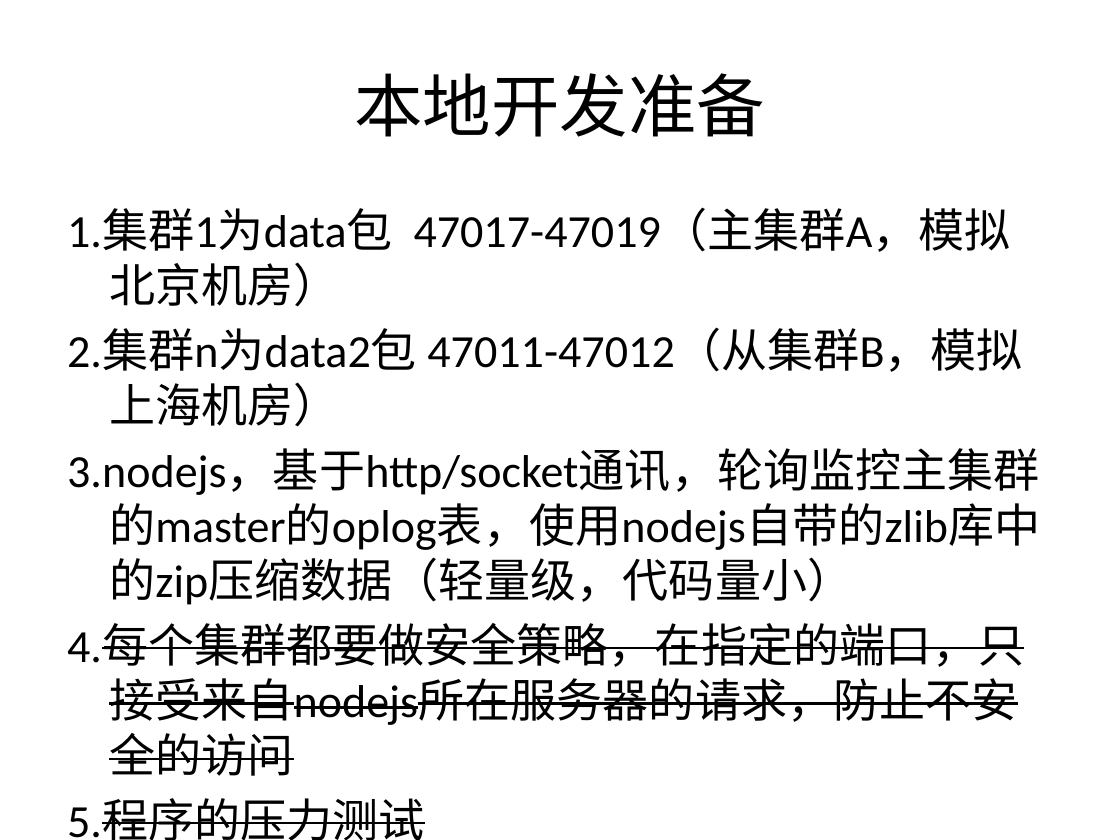
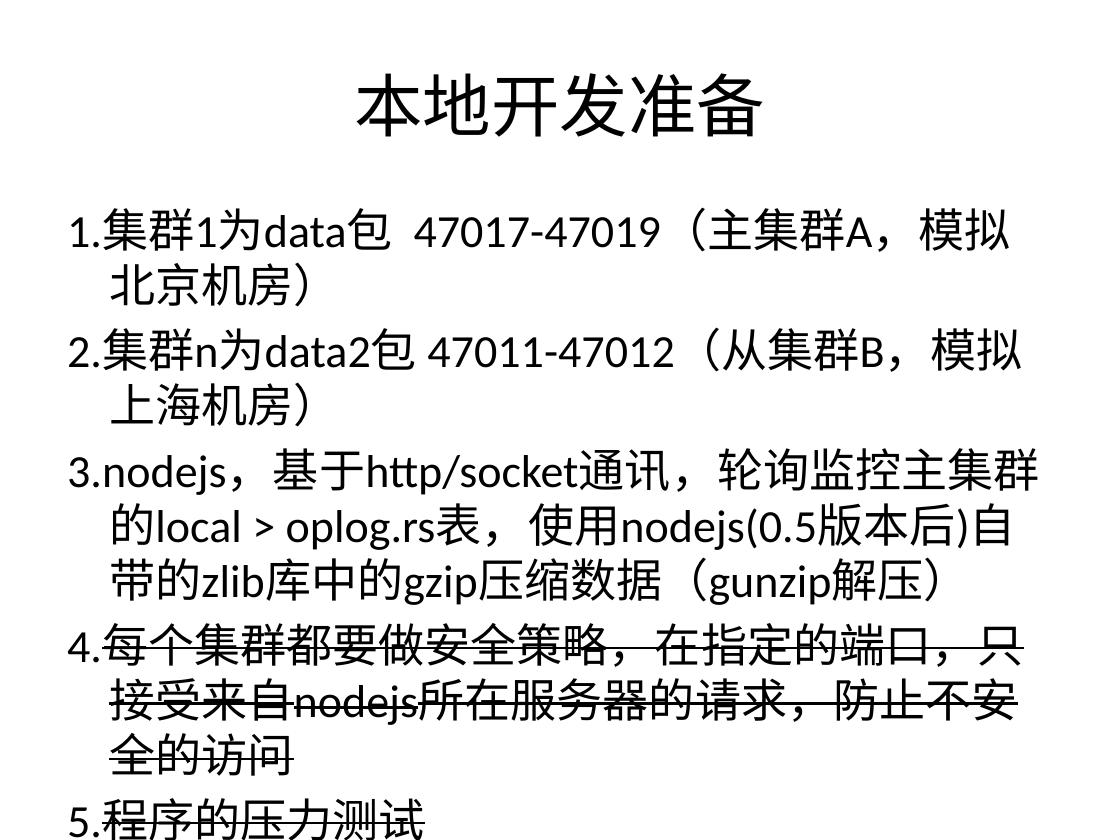
Before and after one commit to samoin/sync-mongodb-clusters, a slide deck: slide 8 of nodejs sync mongodb-cluster.pptx. Drawn at 1120x840 pixels with LibreOffice and Linux fonts; fonts in the diff are those of the drawing; background and template pictures are left out. Boxes give left, top, right and bottom in pixels: in the first picture for what was removed or moved away, otherwise in the second. Text is boxed around its words. In the diff, an @@ line names an element or a change of style, - is before the commit and + after.

```diff
--- a/nodejs sync mongodb-cluster.pptx
+++ b/nodejs sync mongodb-cluster.pptx
@@ text at [67, 448, 1039, 605]: text changed @@
-3.nodejs，基于http/socket通讯，轮询监控主集群的master的oplog表，使用nodejs自带的zlib库中的zip压缩数据（轻量级，代码量小）
+3.nodejs，基于http/socket通讯，轮询监控主集群的local > oplog.rs表，使用nodejs(0.5版本后)自带的zlib库中的gzip压缩数据（gunzip解压）
```
Also in this commit, not shown: 6 other slides changed, 1 slide added, 3 other files.
